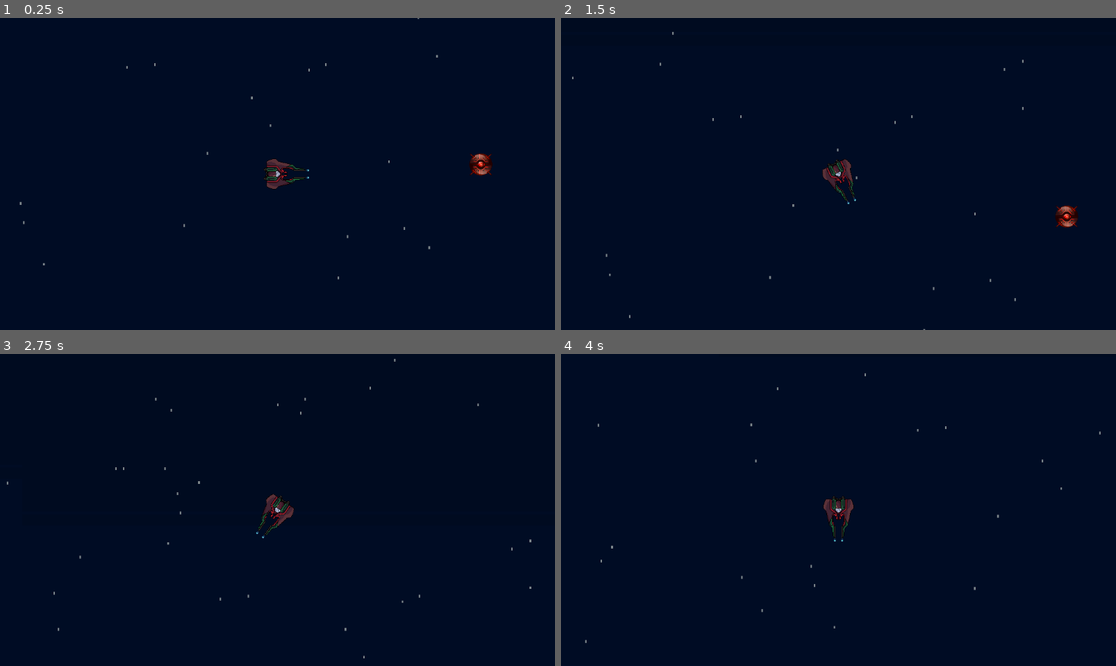
Above: before the commit, frames 1-4 (two rows, left to right).
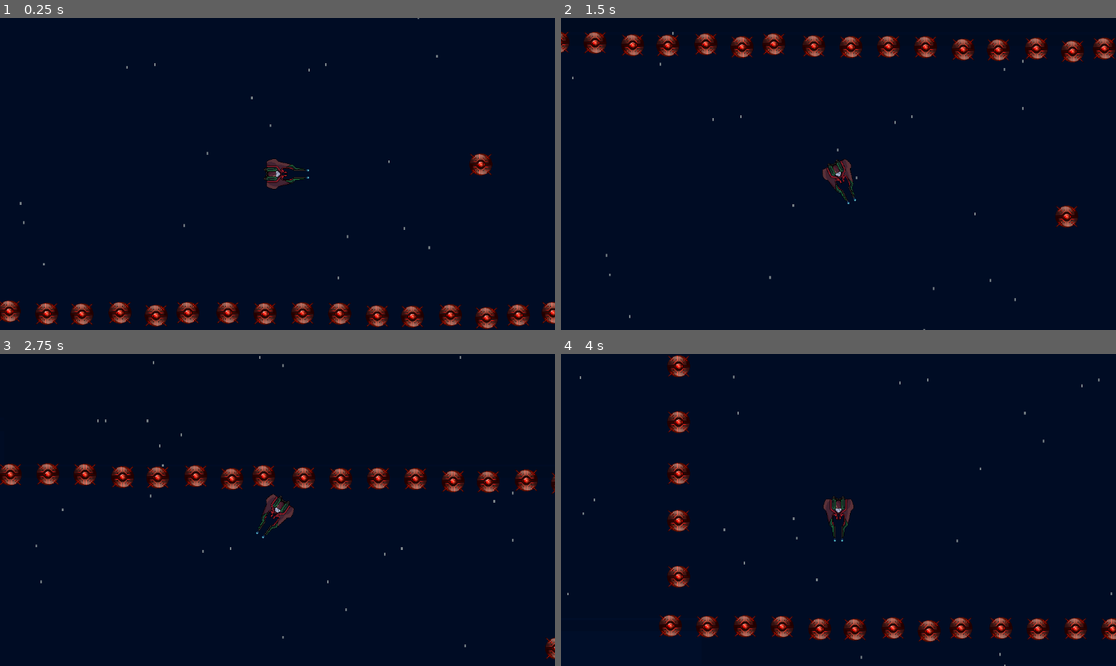
Above: after the commit, the same moments.

Repository: Elkhen-sketch/exam2025
Game: Godot game, scene res://demo.tscn
The game is run twice, just before and just after one commit, with the same random seed, the same clock (stepped at 60 frames per second) and the same inputs. The project has no main scene, so this scene is started directly.
Inputs:
- Up to frame 1 (0.25 s): no input
- Up to frame 2 (1.5 s): tap Enter at 0.5 s; hold D (right) 0.53-1.28 s; hold S (down) from 1.28 s (still down)
- Up to frame 3 (2.75 s): release S (down) at 2.03 s; hold D (right) from 2.03 s (still down)
- Up to frame 4 (4 s): release D (right) at 2.78 s; hold W (up) 2.78-3.53 s; hold A (left) from 3.53 s (still down)

The runs differ from the first frame. In frame 1, 3.7% of the frame differs, in the area x 0-100%, y 90-100%; in frame 2, 3.6%; in frame 3, 3.8%; in frame 4, 4.3%, in the area x 1-100%, y 0-100%.

Commit message:
completed level

Diff:
--- /dev/null
+++ b/exam2025/animated_sprite_2d.gd
@@ -0,0 +1,5 @@
+extends AnimatedSprite2D
+
+
+func _on_timer_timeout() -> void:
+	queue_free()
--- a/exam2025/demo.tscn
+++ b/exam2025/demo.tscn
@@ -36,7 +36,12 @@
 texture = ExtResource("1_0bhed")
 
 [node name="Sprite2D7" type="Sprite2D" parent="."]
-position = Vector2(3528, 9)
+position = Vector2(3467, 9)
+scale = Vector2(3.2, 5.76)
+texture = ExtResource("1_0bhed")
+
+[node name="Sprite2D8" type="Sprite2D" parent="."]
+position = Vector2(3467, 1832)
 scale = Vector2(3.2, 5.76)
 texture = ExtResource("1_0bhed")
 
@@ -45,3 +50,525 @@
 
 [node name="enemy" parent="." instance=ExtResource("3_m0rpm")]
 position = Vector2(275, 43)
+
+[node name="enemy2" parent="." instance=ExtResource("3_m0rpm")]
+position = Vector2(676, 212)
+
+[node name="enemy86" parent="." instance=ExtResource("3_m0rpm")]
+position = Vector2(977, 212)
+
+[node name="enemy87" parent="." instance=ExtResource("3_m0rpm")]
+position = Vector2(1249, 212)
+
+[node name="enemy3" parent="." instance=ExtResource("3_m0rpm")]
+position = Vector2(875, -73)
+
+[node name="enemy4" parent="." instance=ExtResource("3_m0rpm")]
+position = Vector2(3487, 244)
+
+[node name="enemy152" parent="." instance=ExtResource("3_m0rpm")]
+position = Vector2(3487, 128)
+
+[node name="enemy153" parent="." instance=ExtResource("3_m0rpm")]
+position = Vector2(3487, 30)
+
+[node name="enemy154" parent="." instance=ExtResource("3_m0rpm")]
+position = Vector2(3487, -77)
+
+[node name="enemy155" parent="." instance=ExtResource("3_m0rpm")]
+position = Vector2(3487, -193)
+
+[node name="enemy156" parent="." instance=ExtResource("3_m0rpm")]
+position = Vector2(-919, 244)
+
+[node name="enemy157" parent="." instance=ExtResource("3_m0rpm")]
+position = Vector2(-919, 128)
+
+[node name="enemy158" parent="." instance=ExtResource("3_m0rpm")]
+position = Vector2(-919, 30)
+
+[node name="enemy159" parent="." instance=ExtResource("3_m0rpm")]
+position = Vector2(-919, -77)
+
+[node name="enemy160" parent="." instance=ExtResource("3_m0rpm")]
+position = Vector2(-919, -193)
+
+[node name="enemy5" parent="." instance=ExtResource("3_m0rpm")]
+position = Vector2(353, -306)
+
+[node name="enemy6" parent="." instance=ExtResource("3_m0rpm")]
+position = Vector2(287, -300)
+
+[node name="enemy7" parent="." instance=ExtResource("3_m0rpm")]
+position = Vector2(212, -306)
+
+[node name="enemy8" parent="." instance=ExtResource("3_m0rpm")]
+position = Vector2(133, -303)
+
+[node name="enemy9" parent="." instance=ExtResource("3_m0rpm")]
+position = Vector2(60, -304)
+
+[node name="enemy10" parent="." instance=ExtResource("3_m0rpm")]
+position = Vector2(-18, -309)
+
+[node name="enemy11" parent="." instance=ExtResource("3_m0rpm")]
+position = Vector2(-95, -310)
+
+[node name="enemy12" parent="." instance=ExtResource("3_m0rpm")]
+position = Vector2(-173, -309)
+
+[node name="enemy13" parent="." instance=ExtResource("3_m0rpm")]
+position = Vector2(-250, -311)
+
+[node name="enemy14" parent="." instance=ExtResource("3_m0rpm")]
+position = Vector2(353, 356)
+
+[node name="enemy15" parent="." instance=ExtResource("3_m0rpm")]
+position = Vector2(287, 362)
+
+[node name="enemy16" parent="." instance=ExtResource("3_m0rpm")]
+position = Vector2(212, 356)
+
+[node name="enemy17" parent="." instance=ExtResource("3_m0rpm")]
+position = Vector2(133, 359)
+
+[node name="enemy18" parent="." instance=ExtResource("3_m0rpm")]
+position = Vector2(60, 358)
+
+[node name="enemy19" parent="." instance=ExtResource("3_m0rpm")]
+position = Vector2(-18, 353)
+
+[node name="enemy20" parent="." instance=ExtResource("3_m0rpm")]
+position = Vector2(-95, 352)
+
+[node name="enemy21" parent="." instance=ExtResource("3_m0rpm")]
+position = Vector2(-173, 353)
+
+[node name="enemy22" parent="." instance=ExtResource("3_m0rpm")]
+position = Vector2(-250, 351)
+
+[node name="enemy23" parent="." instance=ExtResource("3_m0rpm")]
+position = Vector2(1028, 356)
+
+[node name="enemy24" parent="." instance=ExtResource("3_m0rpm")]
+position = Vector2(962, 362)
+
+[node name="enemy25" parent="." instance=ExtResource("3_m0rpm")]
+position = Vector2(887, 356)
+
+[node name="enemy26" parent="." instance=ExtResource("3_m0rpm")]
+position = Vector2(808, 359)
+
+[node name="enemy27" parent="." instance=ExtResource("3_m0rpm")]
+position = Vector2(735, 358)
+
+[node name="enemy28" parent="." instance=ExtResource("3_m0rpm")]
+position = Vector2(657, 353)
+
+[node name="enemy29" parent="." instance=ExtResource("3_m0rpm")]
+position = Vector2(580, 352)
+
+[node name="enemy30" parent="." instance=ExtResource("3_m0rpm")]
+position = Vector2(502, 353)
+
+[node name="enemy31" parent="." instance=ExtResource("3_m0rpm")]
+position = Vector2(425, 351)
+
+[node name="enemy32" parent="." instance=ExtResource("3_m0rpm")]
+position = Vector2(1028, -301)
+
+[node name="enemy33" parent="." instance=ExtResource("3_m0rpm")]
+position = Vector2(962, -295)
+
+[node name="enemy34" parent="." instance=ExtResource("3_m0rpm")]
+position = Vector2(887, -301)
+
+[node name="enemy35" parent="." instance=ExtResource("3_m0rpm")]
+position = Vector2(808, -298)
+
+[node name="enemy36" parent="." instance=ExtResource("3_m0rpm")]
+position = Vector2(735, -299)
+
+[node name="enemy37" parent="." instance=ExtResource("3_m0rpm")]
+position = Vector2(657, -304)
+
+[node name="enemy38" parent="." instance=ExtResource("3_m0rpm")]
+position = Vector2(580, -305)
+
+[node name="enemy39" parent="." instance=ExtResource("3_m0rpm")]
+position = Vector2(502, -304)
+
+[node name="enemy40" parent="." instance=ExtResource("3_m0rpm")]
+position = Vector2(425, -306)
+
+[node name="enemy41" parent="." instance=ExtResource("3_m0rpm")]
+position = Vector2(1703, -301)
+
+[node name="enemy42" parent="." instance=ExtResource("3_m0rpm")]
+position = Vector2(1637, -295)
+
+[node name="enemy43" parent="." instance=ExtResource("3_m0rpm")]
+position = Vector2(1562, -301)
+
+[node name="enemy44" parent="." instance=ExtResource("3_m0rpm")]
+position = Vector2(1483, -298)
+
+[node name="enemy45" parent="." instance=ExtResource("3_m0rpm")]
+position = Vector2(1410, -299)
+
+[node name="enemy46" parent="." instance=ExtResource("3_m0rpm")]
+position = Vector2(1332, -304)
+
+[node name="enemy47" parent="." instance=ExtResource("3_m0rpm")]
+position = Vector2(1255, -305)
+
+[node name="enemy48" parent="." instance=ExtResource("3_m0rpm")]
+position = Vector2(1177, -304)
+
+[node name="enemy49" parent="." instance=ExtResource("3_m0rpm")]
+position = Vector2(1100, -306)
+
+[node name="enemy50" parent="." instance=ExtResource("3_m0rpm")]
+position = Vector2(1703, 351)
+
+[node name="enemy51" parent="." instance=ExtResource("3_m0rpm")]
+position = Vector2(1637, 357)
+
+[node name="enemy52" parent="." instance=ExtResource("3_m0rpm")]
+position = Vector2(1562, 351)
+
+[node name="enemy53" parent="." instance=ExtResource("3_m0rpm")]
+position = Vector2(1483, 354)
+
+[node name="enemy54" parent="." instance=ExtResource("3_m0rpm")]
+position = Vector2(1410, 353)
+
+[node name="enemy55" parent="." instance=ExtResource("3_m0rpm")]
+position = Vector2(1332, 348)
+
+[node name="enemy56" parent="." instance=ExtResource("3_m0rpm")]
+position = Vector2(1255, 347)
+
+[node name="enemy57" parent="." instance=ExtResource("3_m0rpm")]
+position = Vector2(1177, 348)
+
+[node name="enemy58" parent="." instance=ExtResource("3_m0rpm")]
+position = Vector2(1100, 346)
+
+[node name="enemy59" parent="." instance=ExtResource("3_m0rpm")]
+position = Vector2(-333, 351)
+
+[node name="enemy60" parent="." instance=ExtResource("3_m0rpm")]
+position = Vector2(-399, 357)
+
+[node name="enemy61" parent="." instance=ExtResource("3_m0rpm")]
+position = Vector2(-474, 351)
+
+[node name="enemy62" parent="." instance=ExtResource("3_m0rpm")]
+position = Vector2(-553, 354)
+
+[node name="enemy63" parent="." instance=ExtResource("3_m0rpm")]
+position = Vector2(-626, 353)
+
+[node name="enemy64" parent="." instance=ExtResource("3_m0rpm")]
+position = Vector2(-704, 348)
+
+[node name="enemy65" parent="." instance=ExtResource("3_m0rpm")]
+position = Vector2(-781, 347)
+
+[node name="enemy66" parent="." instance=ExtResource("3_m0rpm")]
+position = Vector2(-859, 348)
+
+[node name="enemy67" parent="." instance=ExtResource("3_m0rpm")]
+position = Vector2(-936, 346)
+
+[node name="enemy68" parent="." instance=ExtResource("3_m0rpm")]
+position = Vector2(-333, -315)
+
+[node name="enemy69" parent="." instance=ExtResource("3_m0rpm")]
+position = Vector2(-399, -309)
+
+[node name="enemy70" parent="." instance=ExtResource("3_m0rpm")]
+position = Vector2(-474, -315)
+
+[node name="enemy71" parent="." instance=ExtResource("3_m0rpm")]
+position = Vector2(-553, -312)
+
+[node name="enemy72" parent="." instance=ExtResource("3_m0rpm")]
+position = Vector2(-626, -313)
+
+[node name="enemy73" parent="." instance=ExtResource("3_m0rpm")]
+position = Vector2(-704, -318)
+
+[node name="enemy74" parent="." instance=ExtResource("3_m0rpm")]
+position = Vector2(-781, -319)
+
+[node name="enemy75" parent="." instance=ExtResource("3_m0rpm")]
+position = Vector2(-859, -318)
+
+[node name="enemy76" parent="." instance=ExtResource("3_m0rpm")]
+position = Vector2(-936, -320)
+
+[node name="enemy77" parent="." instance=ExtResource("3_m0rpm")]
+position = Vector2(-944, -317)
+rotation = -1.45391
+
+[node name="enemy78" parent="." instance=ExtResource("3_m0rpm")]
+position = Vector2(-1010, -311)
+rotation = -1.45391
+
+[node name="enemy79" parent="." instance=ExtResource("3_m0rpm")]
+position = Vector2(-1085, -317)
+rotation = -1.45391
+
+[node name="enemy80" parent="." instance=ExtResource("3_m0rpm")]
+position = Vector2(-1164, -314)
+rotation = -1.45391
+
+[node name="enemy81" parent="." instance=ExtResource("3_m0rpm")]
+position = Vector2(-1237, -315)
+rotation = -1.45391
+
+[node name="enemy82" parent="." instance=ExtResource("3_m0rpm")]
+position = Vector2(-1315, -320)
+rotation = -1.45391
+
+[node name="enemy83" parent="." instance=ExtResource("3_m0rpm")]
+position = Vector2(-1392, -321)
+rotation = -1.45391
+
+[node name="enemy84" parent="." instance=ExtResource("3_m0rpm")]
+position = Vector2(-1470, -320)
+rotation = -1.45391
+
+[node name="enemy85" parent="." instance=ExtResource("3_m0rpm")]
+position = Vector2(-1547, -322)
+rotation = -1.45391
+
+[node name="enemy88" parent="." instance=ExtResource("3_m0rpm")]
+position = Vector2(4566, 246)
+
+[node name="enemy89" parent="." instance=ExtResource("3_m0rpm")]
+position = Vector2(2613, -284)
+
+[node name="enemy90" parent="." instance=ExtResource("3_m0rpm")]
+position = Vector2(2536, -285)
+
+[node name="enemy91" parent="." instance=ExtResource("3_m0rpm")]
+position = Vector2(2458, -284)
+
+[node name="enemy144" parent="." instance=ExtResource("3_m0rpm")]
+position = Vector2(2458, -35)
+
+[node name="enemy145" parent="." instance=ExtResource("3_m0rpm")]
+position = Vector2(1886, -35)
+
+[node name="enemy146" parent="." instance=ExtResource("3_m0rpm")]
+position = Vector2(2162, 180)
+
+[node name="enemy147" parent="." instance=ExtResource("3_m0rpm")]
+position = Vector2(2660, 187)
+
+[node name="enemy148" parent="." instance=ExtResource("3_m0rpm")]
+position = Vector2(2660, -116)
+
+[node name="enemy149" parent="." instance=ExtResource("3_m0rpm")]
+position = Vector2(1483, -103)
+
+[node name="enemy150" parent="." instance=ExtResource("3_m0rpm")]
+position = Vector2(1638, 126)
+
+[node name="enemy151" parent="." instance=ExtResource("3_m0rpm")]
+position = Vector2(3084, 119)
+
+[node name="enemy92" parent="." instance=ExtResource("3_m0rpm")]
+position = Vector2(2381, -286)
+
+[node name="enemy93" parent="." instance=ExtResource("3_m0rpm")]
+position = Vector2(2373, -283)
+rotation = -1.45391
+
+[node name="enemy94" parent="." instance=ExtResource("3_m0rpm")]
+position = Vector2(2307, -277)
+rotation = -1.45391
+
+[node name="enemy95" parent="." instance=ExtResource("3_m0rpm")]
+position = Vector2(2232, -283)
+rotation = -1.45391
+
+[node name="enemy96" parent="." instance=ExtResource("3_m0rpm")]
+position = Vector2(2153, -280)
+rotation = -1.45391
+
+[node name="enemy97" parent="." instance=ExtResource("3_m0rpm")]
+position = Vector2(2080, -281)
+rotation = -1.45391
+
+[node name="enemy98" parent="." instance=ExtResource("3_m0rpm")]
+position = Vector2(2002, -286)
+rotation = -1.45391
+
+[node name="enemy99" parent="." instance=ExtResource("3_m0rpm")]
+position = Vector2(1925, -287)
+rotation = -1.45391
+
+[node name="enemy100" parent="." instance=ExtResource("3_m0rpm")]
+position = Vector2(1847, -286)
+rotation = -1.45391
+
+[node name="enemy101" parent="." instance=ExtResource("3_m0rpm")]
+position = Vector2(1770, -288)
+rotation = -1.45391
+
+[node name="enemy102" parent="." instance=ExtResource("3_m0rpm")]
+position = Vector2(4566, 885)
+
+[node name="enemy103" parent="." instance=ExtResource("3_m0rpm")]
+position = Vector2(2613, 355)
+
+[node name="enemy104" parent="." instance=ExtResource("3_m0rpm")]
+position = Vector2(2536, 354)
+
+[node name="enemy105" parent="." instance=ExtResource("3_m0rpm")]
+position = Vector2(2458, 355)
+
+[node name="enemy106" parent="." instance=ExtResource("3_m0rpm")]
+position = Vector2(2381, 353)
+
+[node name="enemy107" parent="." instance=ExtResource("3_m0rpm")]
+position = Vector2(2373, 356)
+rotation = -1.45391
+
+[node name="enemy108" parent="." instance=ExtResource("3_m0rpm")]
+position = Vector2(2307, 362)
+rotation = -1.45391
+
+[node name="enemy109" parent="." instance=ExtResource("3_m0rpm")]
+position = Vector2(2232, 356)
+rotation = -1.45391
+
+[node name="enemy110" parent="." instance=ExtResource("3_m0rpm")]
+position = Vector2(2153, 359)
+rotation = -1.45391
+
+[node name="enemy111" parent="." instance=ExtResource("3_m0rpm")]
+position = Vector2(2080, 358)
+rotation = -1.45391
+
+[node name="enemy112" parent="." instance=ExtResource("3_m0rpm")]
+position = Vector2(2002, 353)
+rotation = -1.45391
+
+[node name="enemy113" parent="." instance=ExtResource("3_m0rpm")]
+position = Vector2(1925, 352)
+rotation = -1.45391
+
+[node name="enemy114" parent="." instance=ExtResource("3_m0rpm")]
+position = Vector2(1847, 353)
+rotation = -1.45391
+
+[node name="enemy115" parent="." instance=ExtResource("3_m0rpm")]
+position = Vector2(1770, 351)
+rotation = -1.45391
+
+[node name="enemy116" parent="." instance=ExtResource("3_m0rpm")]
+position = Vector2(5447, 885)
+
+[node name="enemy117" parent="." instance=ExtResource("3_m0rpm")]
+position = Vector2(3494, 355)
+
+[node name="enemy118" parent="." instance=ExtResource("3_m0rpm")]
+position = Vector2(3417, 354)
+
+[node name="enemy119" parent="." instance=ExtResource("3_m0rpm")]
+position = Vector2(3339, 355)
+
+[node name="enemy120" parent="." instance=ExtResource("3_m0rpm")]
+position = Vector2(3262, 353)
+
+[node name="enemy121" parent="." instance=ExtResource("3_m0rpm")]
+position = Vector2(3254, 356)
+rotation = -1.45391
+
+[node name="enemy122" parent="." instance=ExtResource("3_m0rpm")]
+position = Vector2(3188, 362)
+rotation = -1.45391
+
+[node name="enemy123" parent="." instance=ExtResource("3_m0rpm")]
+position = Vector2(3113, 356)
+rotation = -1.45391
+
+[node name="enemy124" parent="." instance=ExtResource("3_m0rpm")]
+position = Vector2(3034, 359)
+rotation = -1.45391
+
+[node name="enemy125" parent="." instance=ExtResource("3_m0rpm")]
+position = Vector2(2961, 358)
+rotation = -1.45391
+
+[node name="enemy126" parent="." instance=ExtResource("3_m0rpm")]
+position = Vector2(2883, 353)
+rotation = -1.45391
+
+[node name="enemy127" parent="." instance=ExtResource("3_m0rpm")]
+position = Vector2(2806, 352)
+rotation = -1.45391
+
+[node name="enemy128" parent="." instance=ExtResource("3_m0rpm")]
+position = Vector2(2728, 353)
+rotation = -1.45391
+
+[node name="enemy129" parent="." instance=ExtResource("3_m0rpm")]
+position = Vector2(2651, 351)
+rotation = -1.45391
+
+[node name="enemy130" parent="." instance=ExtResource("3_m0rpm")]
+position = Vector2(5447, 232)
+
+[node name="enemy131" parent="." instance=ExtResource("3_m0rpm")]
+position = Vector2(3494, -298)
+
+[node name="enemy132" parent="." instance=ExtResource("3_m0rpm")]
+position = Vector2(3417, -299)
+
+[node name="enemy133" parent="." instance=ExtResource("3_m0rpm")]
+position = Vector2(3339, -298)
+
+[node name="enemy134" parent="." instance=ExtResource("3_m0rpm")]
+position = Vector2(3262, -300)
+
+[node name="enemy135" parent="." instance=ExtResource("3_m0rpm")]
+position = Vector2(3254, -297)
+rotation = -1.45391
+
+[node name="enemy136" parent="." instance=ExtResource("3_m0rpm")]
+position = Vector2(3188, -291)
+rotation = -1.45391
+
+[node name="enemy137" parent="." instance=ExtResource("3_m0rpm")]
+position = Vector2(3113, -297)
+rotation = -1.45391
+
+[node name="enemy138" parent="." instance=ExtResource("3_m0rpm")]
+position = Vector2(3034, -294)
+rotation = -1.45391
+
+[node name="enemy139" parent="." instance=ExtResource("3_m0rpm")]
+position = Vector2(2961, -295)
+rotation = -1.45391
+
+[node name="enemy140" parent="." instance=ExtResource("3_m0rpm")]
+position = Vector2(2883, -300)
+rotation = -1.45391
+
+[node name="enemy141" parent="." instance=ExtResource("3_m0rpm")]
+position = Vector2(2806, -301)
+rotation = -1.45391
+
+[node name="enemy142" parent="." instance=ExtResource("3_m0rpm")]
+position = Vector2(2728, -300)
+rotation = -1.45391
+
+[node name="enemy143" parent="." instance=ExtResource("3_m0rpm")]
+position = Vector2(2651, -302)
+rotation = -1.45391
--- a/exam2025/destroyer.gd
+++ b/exam2025/destroyer.gd
@@ -1,11 +1,13 @@
 extends CharacterBody2D
 @onready var animated_sprite_2d: AnimatedSprite2D = $AnimatedSprite2D
 
+
 @export var speed = 600
 @export var rotation_speed = 1.5
-
+var health_amount : int = 5
 var rotation_direction = 0
-
+var current_point : Vector2
+var DESTROYER_DEATH_EFFECT = preload("res://destroyer_death_effect.tscn")
 
 
 func get_input():
@@ -16,3 +18,18 @@
 	get_input()
 	rotation += rotation_direction * rotation_speed * delta
 	move_and_slide()
+
+
+
+func _on_hitbox_body_entered(body: Node2D) -> void:
+	print ("bomb hit")
+	if body.get_parent().has_method("get_damage_amount"):
+		var node = body.get_parent()
+		health_amount -= node.get_damage_amount()
+		print("Health amount: ", health_amount)
+
+		if health_amount <= 0:
+			var DESTROYER_DEATH_EFFECT_instance = DESTROYER_DEATH_EFFECT.instantiate()
+			DESTROYER_DEATH_EFFECT_instance.global_position = to_global(Vector2.ZERO)
+			get_tree().current_scene.add_child(DESTROYER_DEATH_EFFECT_instance)
+			queue_free()
--- a/exam2025/destroyer.tscn
+++ b/exam2025/destroyer.tscn
@@ -81,6 +81,9 @@
 [sub_resource type="RectangleShape2D" id="RectangleShape2D_gtegk"]
 size = Vector2(96, 65)
 
+[sub_resource type="RectangleShape2D" id="RectangleShape2D_8ircu"]
+size = Vector2(110, 68)
+
 [node name="CharacterBody2D" type="CharacterBody2D"]
 script = ExtResource("1_2avu4")
 
@@ -94,3 +97,13 @@
 [node name="CollisionShape2D" type="CollisionShape2D" parent="."]
 position = Vector2(20, -1)
 shape = SubResource("RectangleShape2D_gtegk")
+
+[node name="Hitbox" type="Area2D" parent="."]
+
+[node name="CollisionShape2D" type="CollisionShape2D" parent="Hitbox"]
+visibility_layer = 2
+position = Vector2(22, -1)
+shape = SubResource("RectangleShape2D_8ircu")
+debug_color = Color(0.860568, 0.309346, 0.490285, 0.42)
+
+[connection signal="body_entered" from="Hitbox" to="." method="_on_hitbox_body_entered"]
--- /dev/null
+++ b/exam2025/destroyer_death_effect.tscn
@@ -0,0 +1,87 @@
+[gd_scene load_steps=12 format=3 uid="uid://cxukkbuig1sef"]
+
+[ext_resource type="Texture2D" uid="uid://y1bq2ucp2oet" path="res://Destroyed.png" id="1_f4xv7"]
+[ext_resource type="Script" uid="uid://cga4e1suawu1w" path="res://animated_sprite_2d.gd" id="2_asadm"]
+
+[sub_resource type="AtlasTexture" id="AtlasTexture_cvsk4"]
+atlas = ExtResource("1_f4xv7")
+region = Rect2(0, 0, 192, 192)
+
+[sub_resource type="AtlasTexture" id="AtlasTexture_44u4o"]
+atlas = ExtResource("1_f4xv7")
+region = Rect2(192, 0, 192, 192)
+
+[sub_resource type="AtlasTexture" id="AtlasTexture_mtjrv"]
+atlas = ExtResource("1_f4xv7")
+region = Rect2(384, 0, 192, 192)
+
+[sub_resource type="AtlasTexture" id="AtlasTexture_ddv1r"]
+atlas = ExtResource("1_f4xv7")
+region = Rect2(576, 0, 192, 192)
+
+[sub_resource type="AtlasTexture" id="AtlasTexture_3cwb3"]
+atlas = ExtResource("1_f4xv7")
+region = Rect2(768, 0, 192, 192)
+
+[sub_resource type="AtlasTexture" id="AtlasTexture_6qf34"]
+atlas = ExtResource("1_f4xv7")
+region = Rect2(960, 0, 192, 192)
+
+[sub_resource type="AtlasTexture" id="AtlasTexture_kwxf3"]
+atlas = ExtResource("1_f4xv7")
+region = Rect2(1152, 0, 192, 192)
+
+[sub_resource type="AtlasTexture" id="AtlasTexture_p50ui"]
+atlas = ExtResource("1_f4xv7")
+region = Rect2(1344, 0, 192, 192)
+
+[sub_resource type="SpriteFrames" id="SpriteFrames_oq0na"]
+animations = [{
+"frames": [],
+"loop": true,
+"name": &"default",
+"speed": 5.0
+}, {
+"frames": [{
+"duration": 1.0,
+"texture": SubResource("AtlasTexture_cvsk4")
+}, {
+"duration": 1.0,
+"texture": SubResource("AtlasTexture_44u4o")
+}, {
+"duration": 1.0,
+"texture": SubResource("AtlasTexture_mtjrv")
+}, {
+"duration": 1.0,
+"texture": SubResource("AtlasTexture_ddv1r")
+}, {
+"duration": 1.0,
+"texture": SubResource("AtlasTexture_3cwb3")
+}, {
+"duration": 1.0,
+"texture": SubResource("AtlasTexture_6qf34")
+}, {
+"duration": 1.0,
+"texture": SubResource("AtlasTexture_kwxf3")
+}, {
+"duration": 1.0,
+"texture": SubResource("AtlasTexture_p50ui")
+}, {
+"duration": 1.0,
+"texture": null
+}],
+"loop": false,
+"name": &"destroyer_death_effect",
+"speed": 12.0
+}]
+
+[node name="destoyerdeath" type="AnimatedSprite2D"]
+sprite_frames = SubResource("SpriteFrames_oq0na")
+animation = &"destroyer_death_effect"
+frame = 8
+frame_progress = 1.0
+script = ExtResource("2_asadm")
+
+[node name="Timer" type="Timer" parent="."]
+one_shot = true
+autostart = true
--- /dev/null
+++ b/exam2025/enemy.gd
@@ -0,0 +1,5 @@
+extends CharacterBody2D
+
+
+func _on_hitbox_body_entered(body: Node2D) -> void:
+	print("destroyer hit")
--- a/exam2025/enemy.tscn
+++ b/exam2025/enemy.tscn
@@ -1,11 +1,16 @@
-[gd_scene load_steps=3 format=3 uid="uid://bgol44r86vsku"]
+[gd_scene load_steps=5 format=3 uid="uid://bgol44r86vsku"]
 
+[ext_resource type="Script" uid="uid://da5yfqtl70wbf" path="res://enemy.gd" id="1_4gyqm"]
 [ext_resource type="Texture2D" uid="uid://drti1pwicexn8" path="res://Bomb_03.png" id="1_7k104"]
 
 [sub_resource type="CircleShape2D" id="CircleShape2D_4gyqm"]
 radius = 34.0147
 
+[sub_resource type="CircleShape2D" id="CircleShape2D_qi2p4"]
+radius = 31.7805
+
 [node name="enemy" type="CharacterBody2D"]
+script = ExtResource("1_4gyqm")
 
 [node name="Sprite2D" type="Sprite2D" parent="."]
 scale = Vector2(0.159167, 0.151667)
@@ -14,3 +19,10 @@
 [node name="CollisionShape2D" type="CollisionShape2D" parent="."]
 shape = SubResource("CircleShape2D_4gyqm")
 debug_color = Color(0.755636, 0.401357, 0.572881, 0.42)
+
+[node name="hitbox" type="Area2D" parent="."]
+
+[node name="CollisionShape2D" type="CollisionShape2D" parent="hitbox"]
+shape = SubResource("CircleShape2D_qi2p4")
+
+[connection signal="body_entered" from="hitbox" to="." method="_on_hitbox_body_entered"]
--- /dev/null
+++ b/exam2025/hitbox.gd
@@ -0,0 +1 @@
+extends Area2D
--- a/exam2025/project.godot
+++ b/exam2025/project.godot
@@ -44,6 +44,8 @@
 
 [layer_names]
 
+2d_render/layer_1="PLayer"
+2d_render/layer_2="Enemy"
 2d_physics/layer_1="Ground"
 
 [rendering]
Binary file added: exam2025/Damage.png
Not shown, added: exam2025/Damage.png.import
Binary file added: exam2025/Destroyed.png
Not shown, added: exam2025/Destroyed.png.import
Not shown, added: exam2025/animated_sprite_2d.gd.uid
Not shown: 1 places in exam2025/destroyer.tscn that only renumber resources
Not shown, added: exam2025/enemy.gd.uid
Not shown, added: exam2025/hitbox.gd.uid
